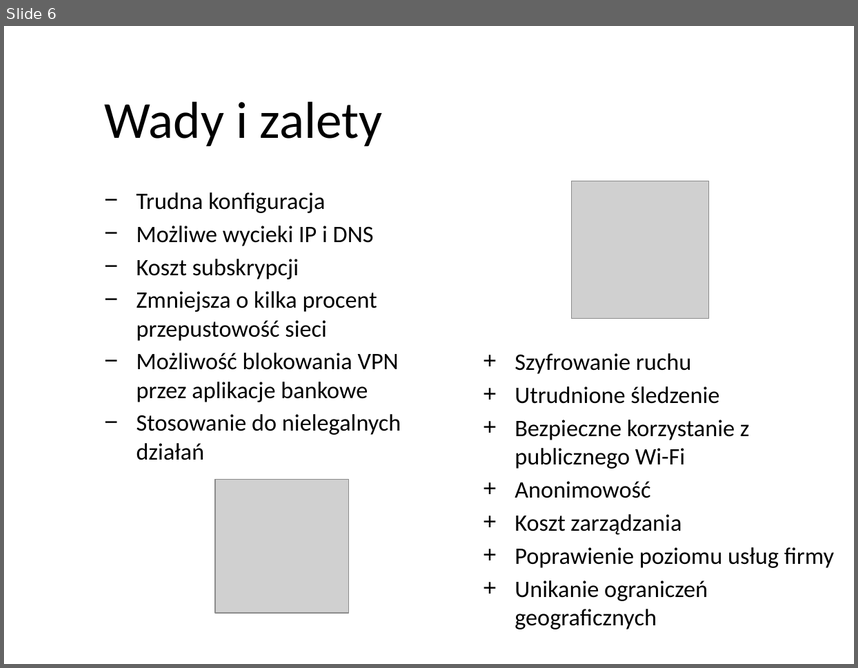
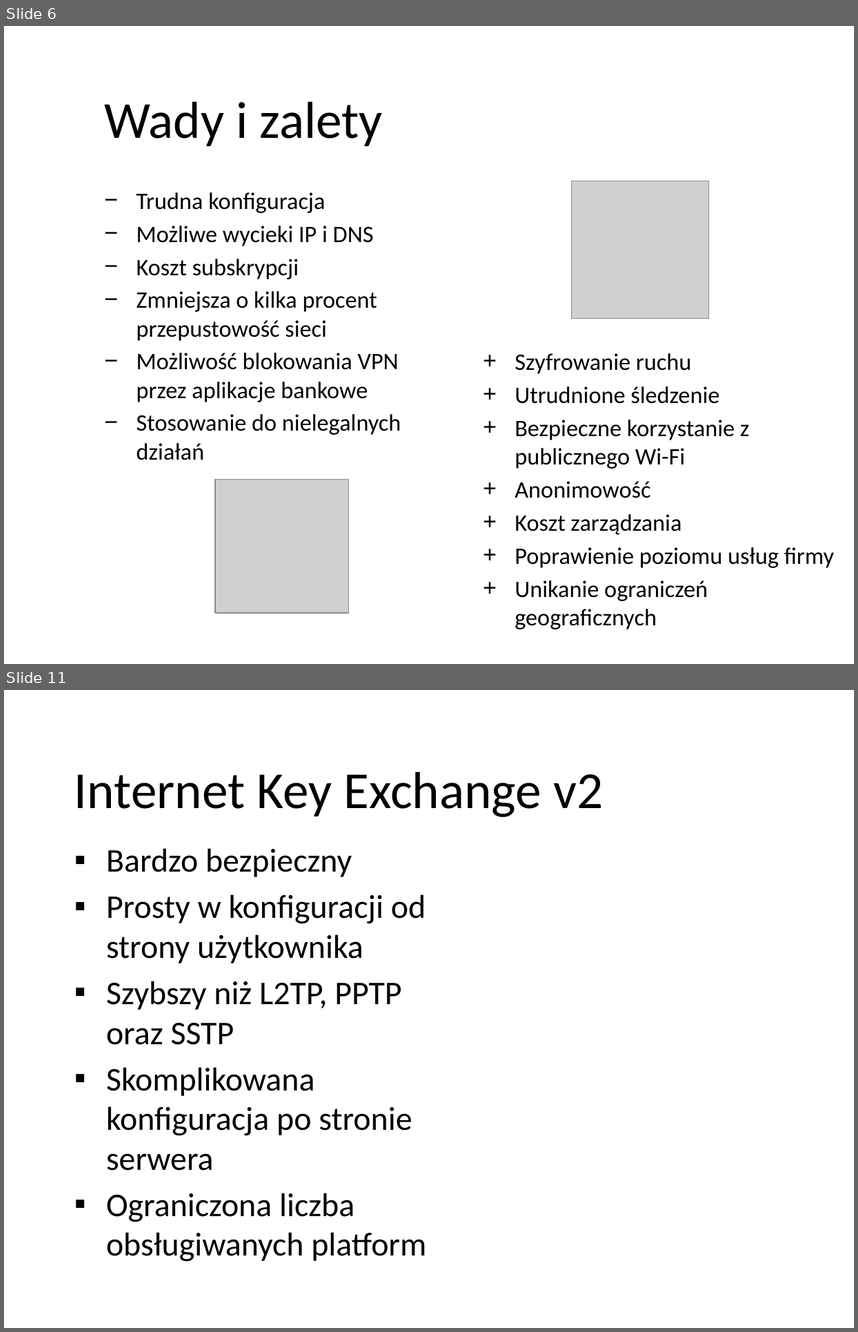
Before and after one commit to pwr227078/Reports, a slide deck: VPN/VPN.pptx. Shown one above the other, each under a label of ours: slide 6 before the commit, slides 6 and 11 after it; the slides between them are not shown. The pictures are 858x668 and 858x1332 pixels, drawn with LibreOffice and Linux fonts; fonts in the diff are those of the drawing; grey boxes stand for pictures; background and template pictures are left out. Boxes give left, top, right and bottom in pixels: in the first picture for what was removed or moved away, otherwise in the second. Text is boxed around its words. In the diff, an @@ line names an element or a change of style, - is before the commit and + after.

```diff
--- a/VPN/VPN.pptx
+++ b/VPN/VPN.pptx
@@ slide 11 added at [4, 690, 854, 1328], background picture (left out); not listed: 1 template element that a slide beside it also shows @@
@@ text added at [74, 771, 603, 817], 44 pt, text #000000 @@
+Internet Key Exchange v2
@@ text added at [106, 848, 426, 1261], 28 pt, text #000000 @@
+▪ Bardzo bezpieczny
+▪ Prosty w konfiguracji od strony użytkownika
+▪ Szybszy niż L2TP, PPTP oraz SSTP
+▪ Skomplikowana konfiguracja po stronie serwera
+▪ Ograniczona liczba obsługiwanych platform
```
Also in this commit, not shown: 1 slide changed, 4 other slides added, 1 other file.
